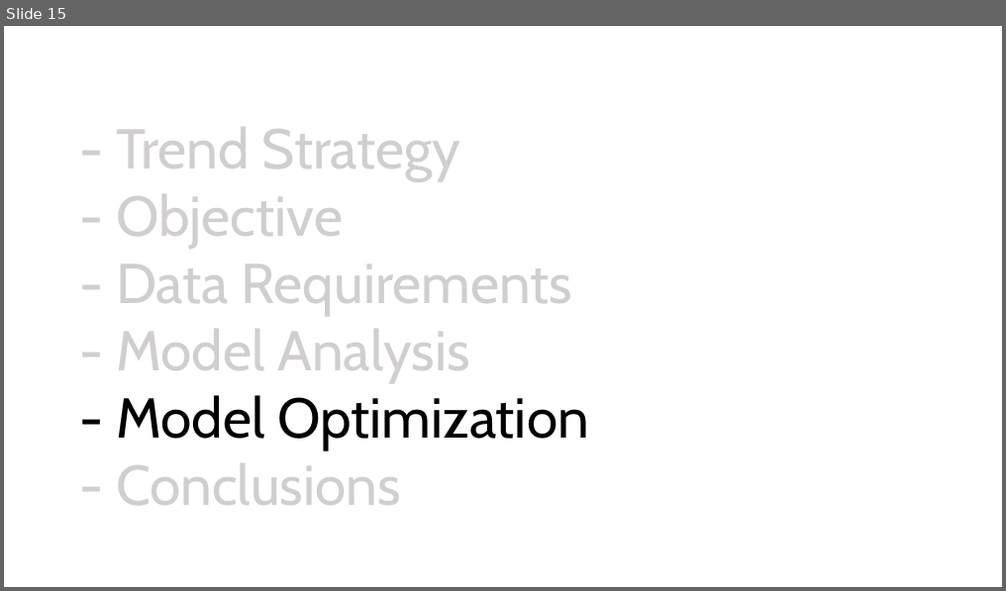
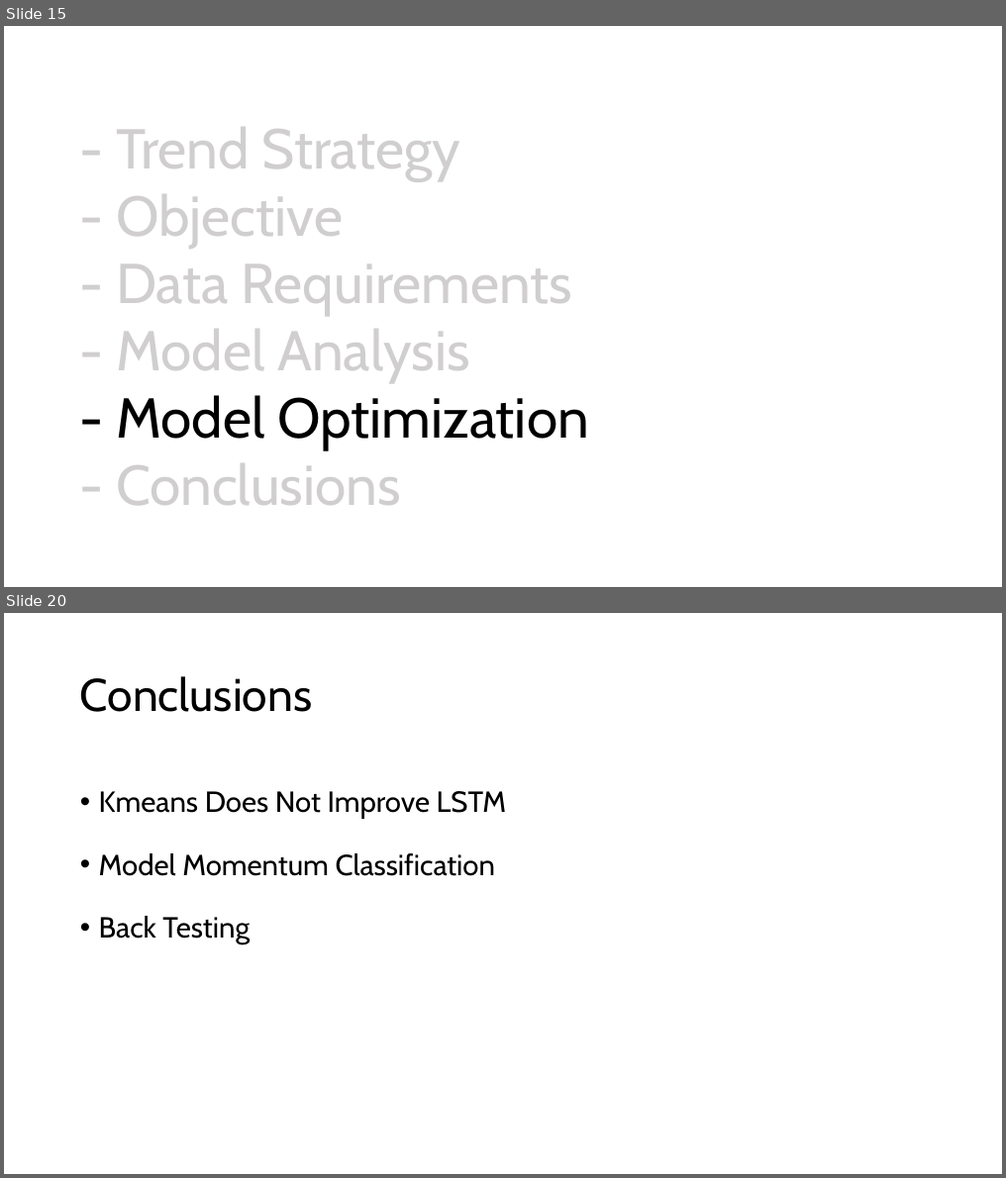
Before and after one commit to christian-ruiz/comp-642, a slide deck: final_project/Analysis of Common Trend Strategies Using ML - Christian Ruiz.pptx. Shown one above the other, each under a label of ours: slide 15 before the commit, slides 15 and 20 after it; the slides between them are not shown. The pictures are 1006x591 and 1006x1178 pixels, drawn with LibreOffice and Linux fonts; fonts in the diff are those of the drawing. Boxes give left, top, right and bottom in pixels: in the first picture for what was removed or moved away, otherwise in the second. Text is boxed around its words. In the diff, an @@ line names an element or a change of style, - is before the commit and + after.

```diff
--- a/final_project/Analysis of Common Trend Strategies Using ML - Christian Ruiz.pptx
+++ b/final_project/Analysis of Common Trend Strategies Using ML - Christian Ruiz.pptx
@@ slide 20 added at box(4, 613, 1002, 1174), background #FFFFFF @@
@@ title added at box(80, 676, 312, 712), 44 pt, text #000000 @@
+Conclusions
@@ text added at box(99, 791, 507, 945), 28 pt, text #000000 @@
+• Kmeans Does Not Improve LSTM
+• Model Momentum Classification
+• Back Testing
```
Also in this commit, not shown: 1 slide changed, 4 other slides added.
